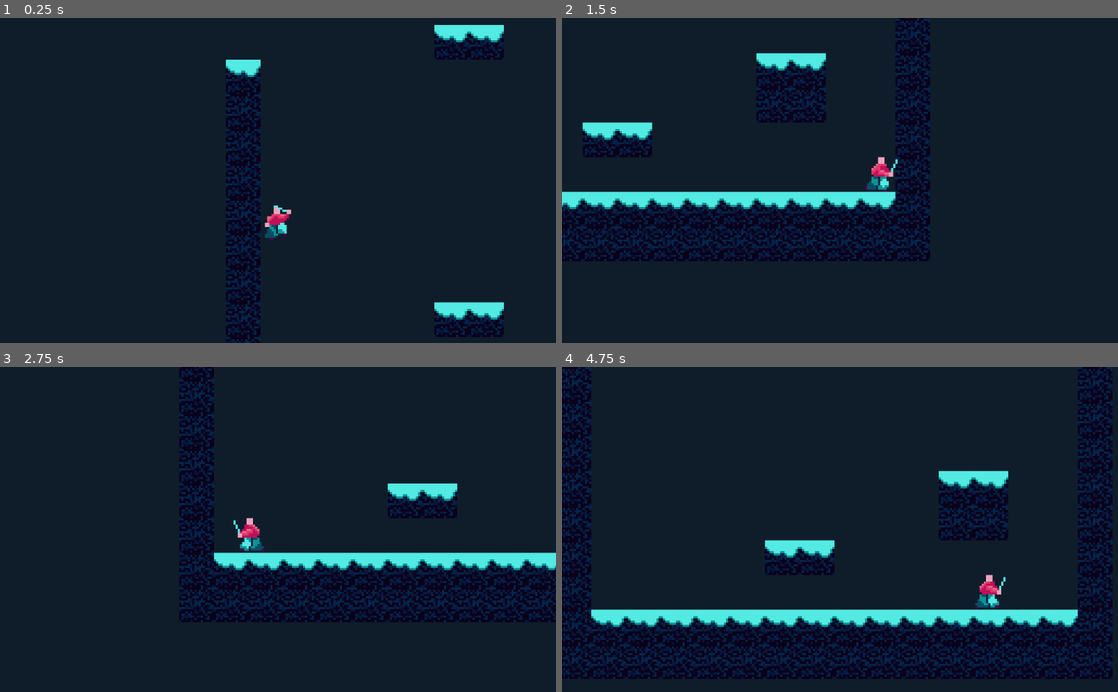
Above: before the commit, frames 1-4 (two rows, left to right).
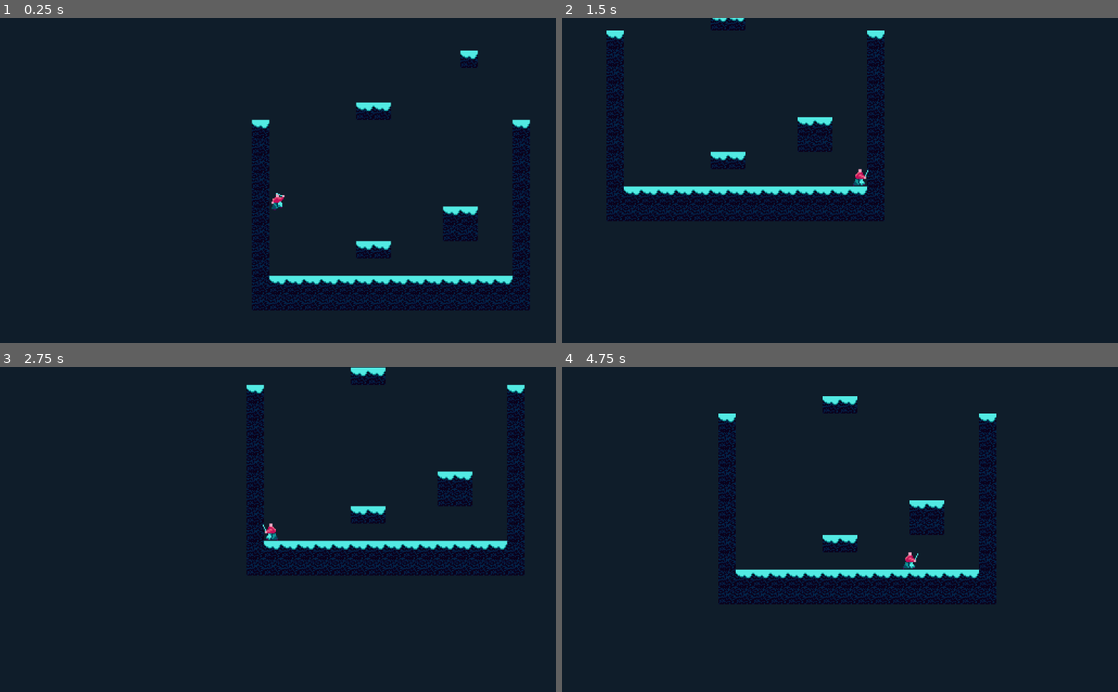
Above: after the commit, the same moments.

Repository: FalafelBeingOrg/test1
Game: Godot game, scene res://World.tscn
Two runs of this game, one before a commit and one after it. Both use one fixed random seed, a clock stepped at 60 frames per second and the inputs below.
Inputs (mouse positions are in pixels of both pictures, inside the frame that each line leads up to):
- Up to frame 1 (0.25 s): no input
- Up to frame 2 (1.5 s): move the mouse to (962, 164) at 0.52 s; hold D (move_right) from 0.53 s (still down); tap Shift (dash) at 0.6, 1.35 s; click (962, 164) at 0.67 s; tap Space (jump) at 0.77 s; move the mouse to (728, 196) at 1.27 s
- Up to frame 3 (2.75 s): tap Space (jump) at 1.52 s; move the mouse to (333, 458) at 2.02 s; release D (move_right) at 2.03 s; hold A (move_left) from 2.03 s (still down); tap Shift (dash) at 2.1 s
- Up to frame 4 (4.75 s): move the mouse to (812, 594) at 2.77 s; release A (move_left) at 2.78 s; hold D (move_right) 2.78-4.28 s; tap Shift (dash) at 2.85, 3.6, 4.35 s; click (812, 594) at 2.92 s; tap Space (jump) at 3.02, 3.77, 4.52 s; move the mouse to (1006, 578) at 3.52 s; move the mouse to (673, 480) at 4.27 s; hold A (move_left) from 4.28 s (still down)

The runs differ from the first frame. In frame 1, 11% of the frame differs, in the area x 40-96%, y 2-100%; in frame 2, 18%; in frame 3, 18%; in frame 4, 30%, in the area x 0-99%, y 0-96%.

Commit message:
got grappeling n stuff working

Diff:
--- a/Test1Code/Player.gd
+++ b/Test1Code/Player.gd
@@ -1,6 +1,6 @@
 extends KinematicBody2D
 
-const MOVE_SPEED = 400
+const MOVE_SPEED = 600
 const MAX_SPEED = 1000
 const JUMP_FORCE = 600
 const GRAVITY = 75
@@ -9,7 +9,7 @@
 const DASH_LENGTH = 10
 const DASH_COOLDOWN = 50
 const DASH_SPEED = 1000
-const CHAIN_PULL = 50
+const CHAIN_PULL = 100
 const FRICTION_AIR = 0.95		# The friction while airborne
 const FRICTION_GROUND = 0.85
 
@@ -136,6 +136,9 @@
 
 	time_since_dash += 1
 
+	if position.y > 1000:
+		die()
+
 func flip():
 	facing_right = !facing_right
 	Idle.flip_h = !Idle.flip_h
@@ -152,6 +155,9 @@
 	hide_all()
 	get_node(anim_name).show()
 
+func die():
+	get_tree().change_scene("res://World.tscn")
+
 func hide_all():
 	Idle.hide()
 	Jump_Down.hide()
--- a/Test1Code/World.tscn
+++ b/Test1Code/World.tscn
@@ -21,6 +21,7 @@
 [node name="Camera2D" type="Camera2D" parent="Player"]
 scale = Vector2( 0.25, 0.25 )
 current = true
+zoom = Vector2( 2, 2 )
 smoothing_enabled = true
 smoothing_speed = 10.0
 script = ExtResource( 4 )
